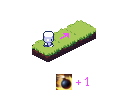
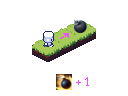
Before/after of a 128×96 layered artwork. What changed in the layer stack:
added layer "en_craft_98t.PNG" in group "Layer Group" over [73, 19, 87, 33]
